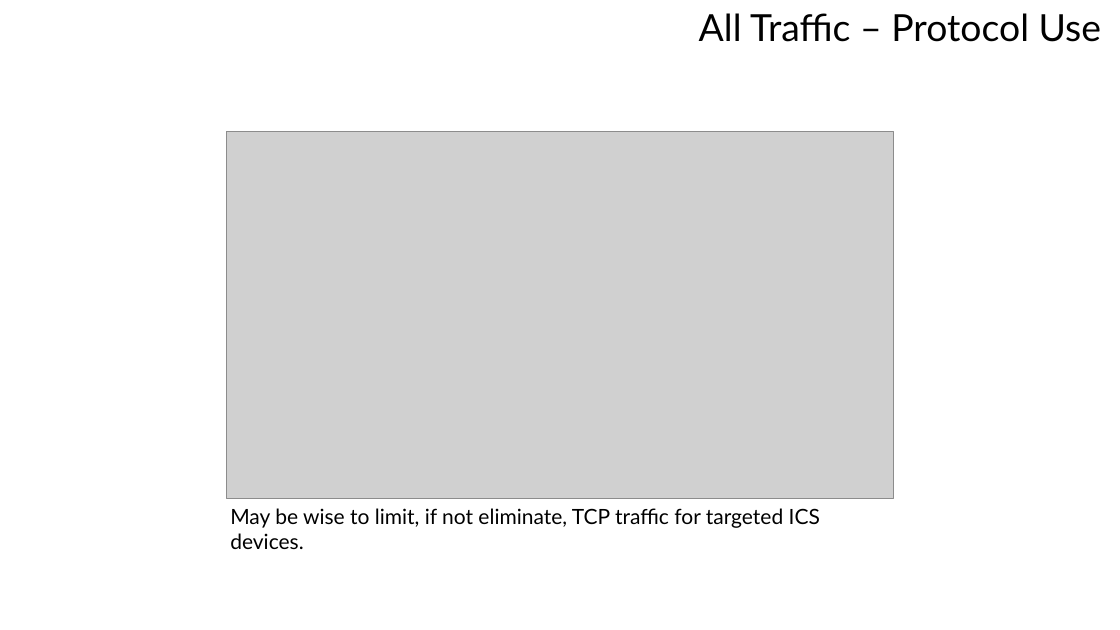
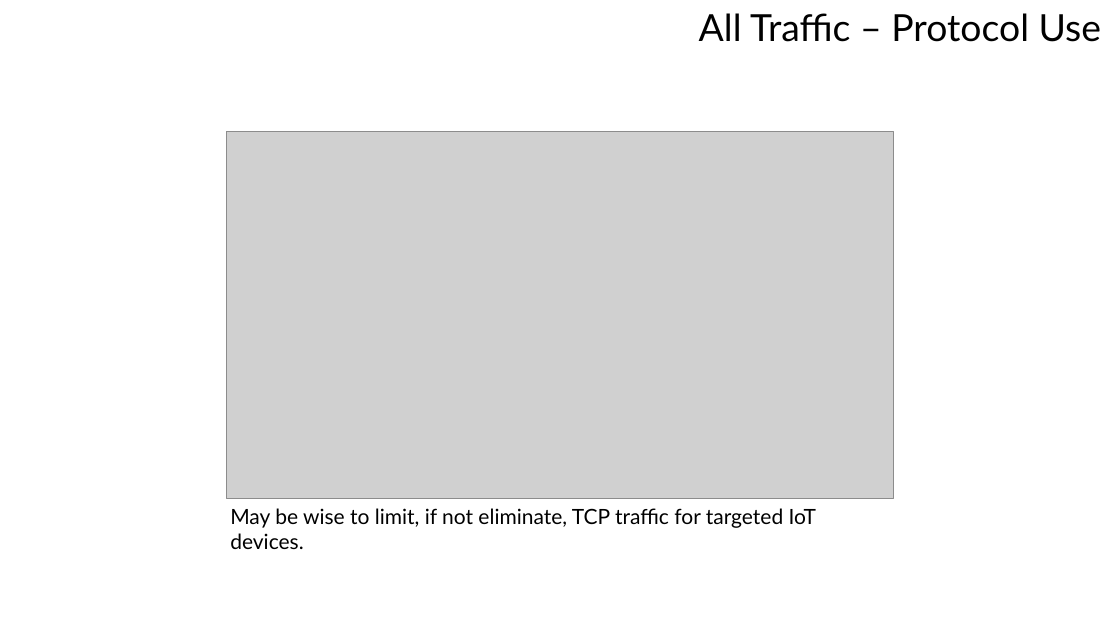
Before and after one commit to sdave777/Internet-of-Things_IDS_Data, a slide deck: slide 8 of Presentation.pptx. Drawn at 1120x630 pixels with LibreOffice and Linux fonts; fonts in the diff are those of the drawing; grey boxes stand for pictures; background and template pictures are left out. Boxes give left, top, right and bottom in pixels: in the first picture for what was removed or moved away, otherwise in the second. Text is boxed around its words. In the diff, an @@ line names an element or a change of style, - is before the commit and + after.

```diff
--- a/Presentation.pptx
+++ b/Presentation.pptx
@@ text at box(230, 508, 816, 528): text changed @@
-May be wise to limit, if not eliminate, TCP traffic for targeted ICS devices.
+May be wise to limit, if not eliminate, TCP traffic for targeted IoT devices.
```
Also in this commit, not shown: 2 other slides changed.
